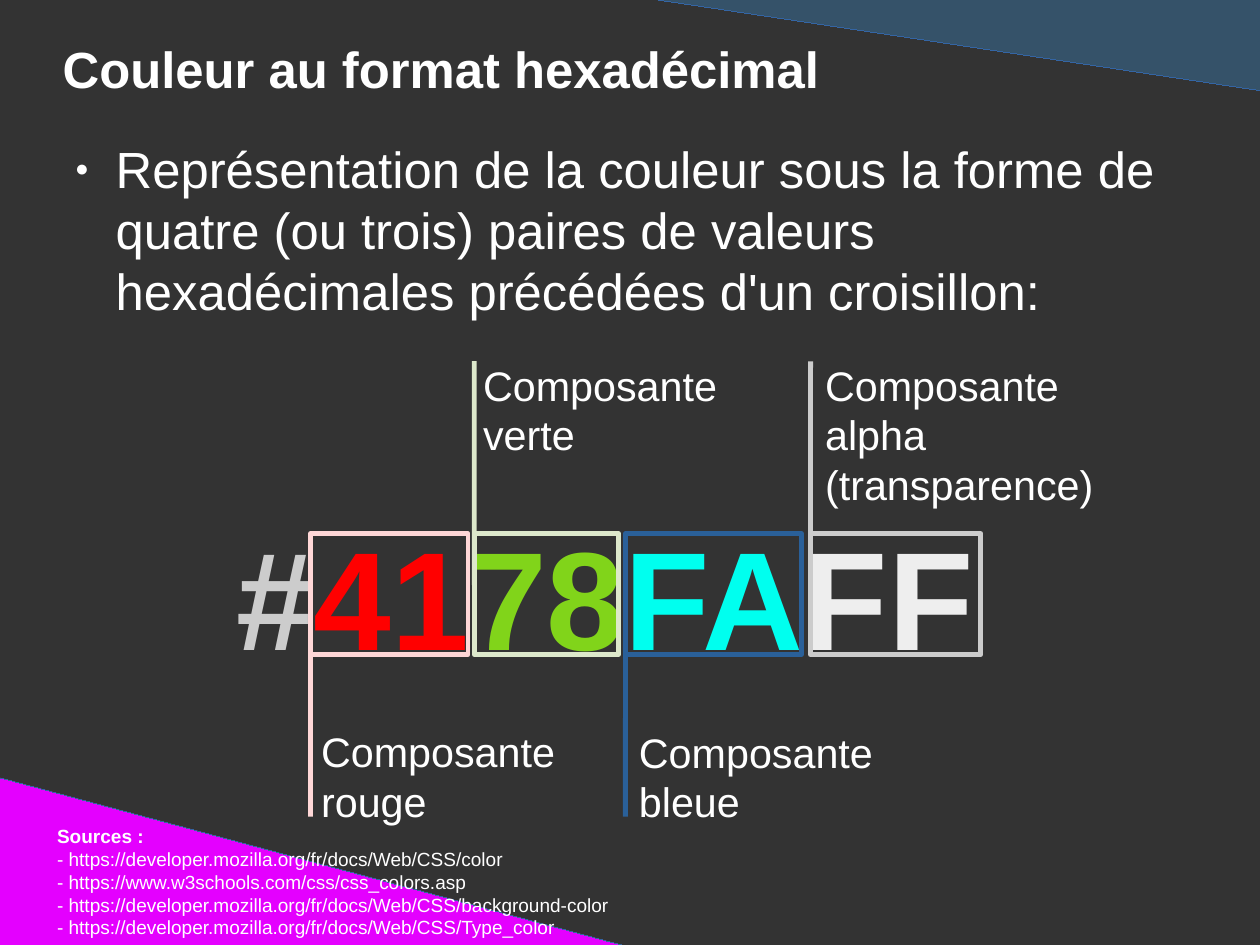
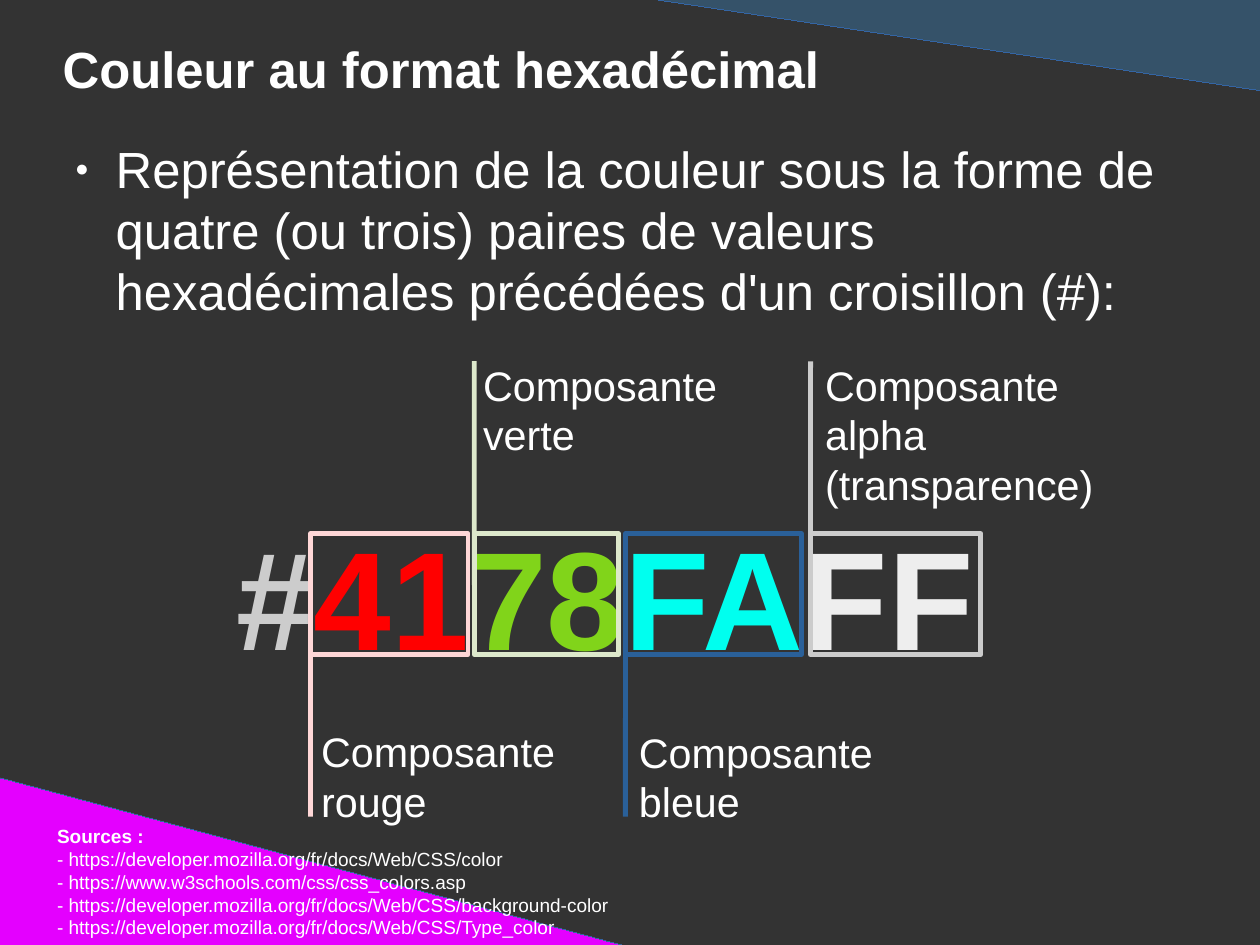
Before and after one commit to DanYellow/presentations, a slide deck: slide 12 of mmi/html/travaux-pratiques/numero-2/presentation.odp (slide 11 before the commit). Drawn at 1260x945 pixels with LibreOffice and Linux fonts; fonts in the diff are those of the drawing. Boxes give left, top, right and bottom in pixels: in the first picture for what was removed or moved away, otherwise in the second. Text is boxed around its words. In the diff, an @@ line names an element or a change of style, - is before the commit and + after.

```diff
--- a/mmi/html/travaux-pratiques/numero-2/presentation.odp
+++ b/mmi/html/travaux-pratiques/numero-2/presentation.odp
@@ text at (116,150,1154,320): text changed @@
-● Représentation de la couleur sous la forme de quatre (ou trois) paires de valeurs hexadécimales précédées d'un croisillon:
+● Représentation de la couleur sous la forme de quatre (ou trois) paires de valeurs hexadécimales précédées d'un croisillon (#):
```
Also in this commit, not shown: 4 other slides changed, 4 slides added, 1 slide removed, 2 other files.
